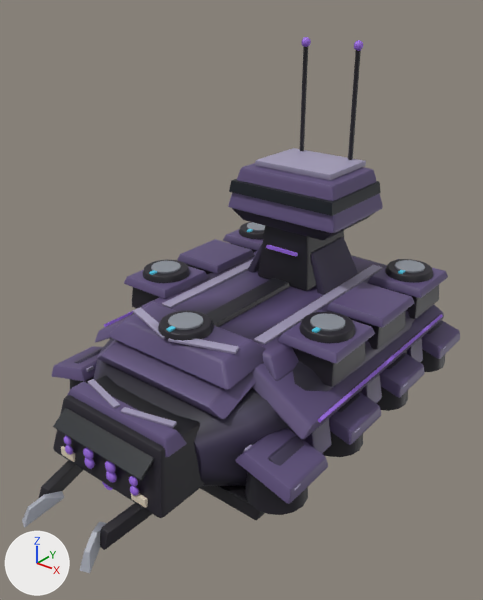
A saved change to the glTF model assets/vehicles/ex_strider_9.glb.
The view is the same before and after, from a 50 mm camera at (9.8, -13.37, 9.58) aimed at (0.17, -1.32, 2.12). The lights are fixed; the arrows at lower left show +X, +Y and +Z. The first picture is the older version. Where no turn or scale is listed for an object, it has been applied to the vertices. Vertices at exactly the same position are counted once.
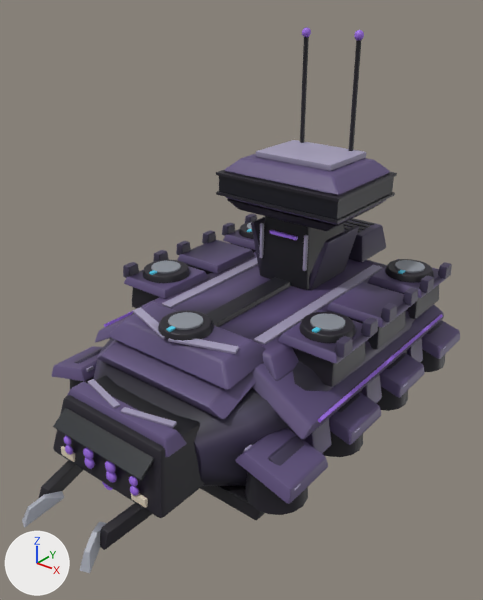
Location of each change, [x1, y1, x2, y2] in pixels of the pictures (483 x 600 px; the box of a moved part takes in the faces that stretch with it):
'Mesh_0', reshaped: before [22, 37, 460, 573]; after [22, 27, 460, 573]
part 1 of me_mesh_0, moved or reshaped: before [348, 50, 361, 160]; after [349, 40, 361, 151]
part 2 of me_mesh_0, moved or reshaped: before [300, 47, 308, 151]; after [300, 37, 309, 143]
part 3 of me_mesh_0, moved or reshaped: before [255, 148, 366, 180]; after [256, 140, 366, 171]
part 4 of me_mesh_0, added: after [270, 230, 298, 240]
part 5 of me_mesh_0, moved or reshaped: before [354, 40, 363, 51]; after [354, 30, 364, 40]
part 6 of me_mesh_0, moved or reshaped: before [301, 37, 311, 47]; after [302, 27, 311, 37]
part 7 of me_mesh_0, rebuilt: before [228, 163, 383, 241]; after [225, 171, 389, 231]
part 8 of me_mesh_0, rebuilt (15% wider, 18% taller): before [229, 179, 381, 216]; after [219, 176, 394, 220]
part 9 of me_mesh_0, rebuilt (14% taller): before [258, 226, 344, 291]; after [260, 216, 344, 290]
part 10 of me_mesh_0, rebuilt (8% wider, 14% taller): before [311, 237, 358, 294]; after [308, 225, 359, 290]
part 11 of me_mesh_0, rebuilt: before [248, 245, 262, 272]; after [251, 217, 265, 272]
part 12 of me_mesh_0, deleted: before [266, 245, 298, 257]
part 13 of me_mesh_0, built on: before [115, 352, 236, 426]; after [115, 154, 452, 426]
part 14 of me_mesh_0, recoloured: [129, 228, 448, 361] in both

Edits to the bpy script that builds the scene:
```text
Change me_mesh_0:
    used by ob_mesh_0; location = (-3.95, 6.26, -1.63)
    remove me_mesh_0.from_pydata(...)  # 8031 vertices, 15588 faces; spans x 0.0..7.89, y -13.9..0.0, z 0.0..9.73
    add me_mesh_0.from_pydata(...)  # 9533 vertices, 18500 faces; spans x 0.0..7.89, y -13.9..0.0, z 0.0..9.97
    me_mesh_0 part 1: the loose piece of 18 vertices spanning x 4.69..4.8, y -3.69..-3.56, z 6.69..9.57 is moved by (0.0, 0.0, 0.24)
    me_mesh_0 part 2: the loose piece of 18 vertices spanning x 3.1..3.21, y -3.69..-3.56, z 6.69..9.57 is moved by (0.0, 0.0, 0.24)
    me_mesh_0 part 3: the loose piece of 82 vertices spanning x 2.75..5.14, y -5.29..-3.47, z 6.53..6.69 is moved by (0.0, 0.0, 0.24)
    me_mesh_0 part 4: a new loose piece, a box spanning x 3.516..4.378, y -5.612..-5.516, z 4.847..4.927, in mat_glow
    me_mesh_0 part 5: the loose piece of 42 vertices spanning x 4.61..4.87, y -3.76..-3.5, z 9.48..9.73 is moved by (0.0, 0.0, 0.24)
    me_mesh_0 part 6: the loose piece of 42 vertices spanning x 3.02..3.28, y -3.76..-3.5, z 9.48..9.73 is moved by (0.0, 0.0, 0.24)
    me_mesh_0 part 7: the loose piece of 173 vertices spanning x 2.22..5.67, y -5.86..-3.23, z 5.05..6.53 is rebuilt with 205 vertices and now spans x 2.12..5.77, y -5.89..-3.2, z 5.34..6.43
    me_mesh_0 part 8: the loose piece of 96 vertices spanning x 2.29..5.6, y -5.87..-3.35, z 5.85..6.17 is rebuilt with 110 vertices and now spans x 2.06..5.84, y -6.02..-3.12, z 5.84..6.32
    me_mesh_0 part 9: the loose piece of 68 vertices spanning x 3.09..4.8, y -5.61..-3.48, z 3.44..5.13 is rebuilt with 82 vertices and now spans x 3.12..4.77, y -5.56..-3.53, z 3.44..5.45
    me_mesh_0 part 10: the loose piece of 60 vertices spanning x 4.66..5.28, y -5.45..-3.63, z 3.37..4.49 is rebuilt with 60 vertices and now spans x 4.59..5.23, y -5.45..-3.63, z 3.37..4.93
    me_mesh_0 part 11: the loose piece of 60 vertices spanning x 2.61..3.23, y -5.45..-3.63, z 3.37..4.49 is rebuilt with 60 vertices and now spans x 2.66..3.3, y -5.45..-3.63, z 3.37..4.93
    me_mesh_0 part 12: the loose piece of 8 vertices spanning x 3.45..4.44, y -5.67..-5.57, z 4.41..4.49 is deleted
    me_mesh_0 part 13: 10 vertices moved within x 1.36..5.6, y -11.62..-3.11, z 1.96..3.69; 1442 vertices added at x 0.37..7.52, y -8.25..-1.2, z 3.44..6.77
    me_mesh_0 part 14: 947 kept faces spanning x 0.01..7.88, y -13.88..-0.89, z 0.19..3.89 get new vertex colours
    other edits to the shape of me_mesh_0 do not show in these pictures
```
